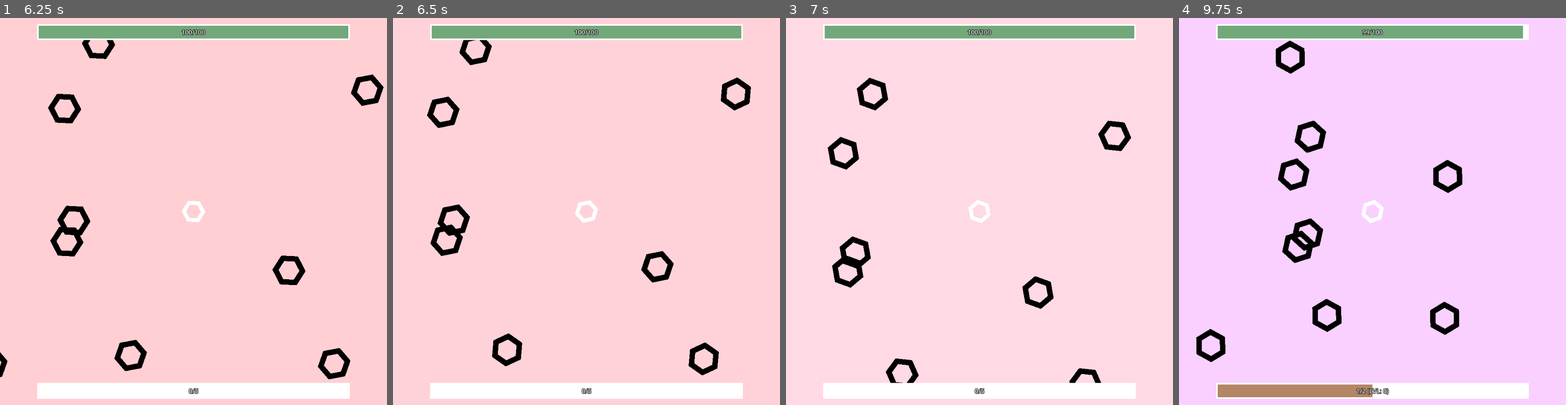
Above: before the commit, frames 1-4 (left to right).
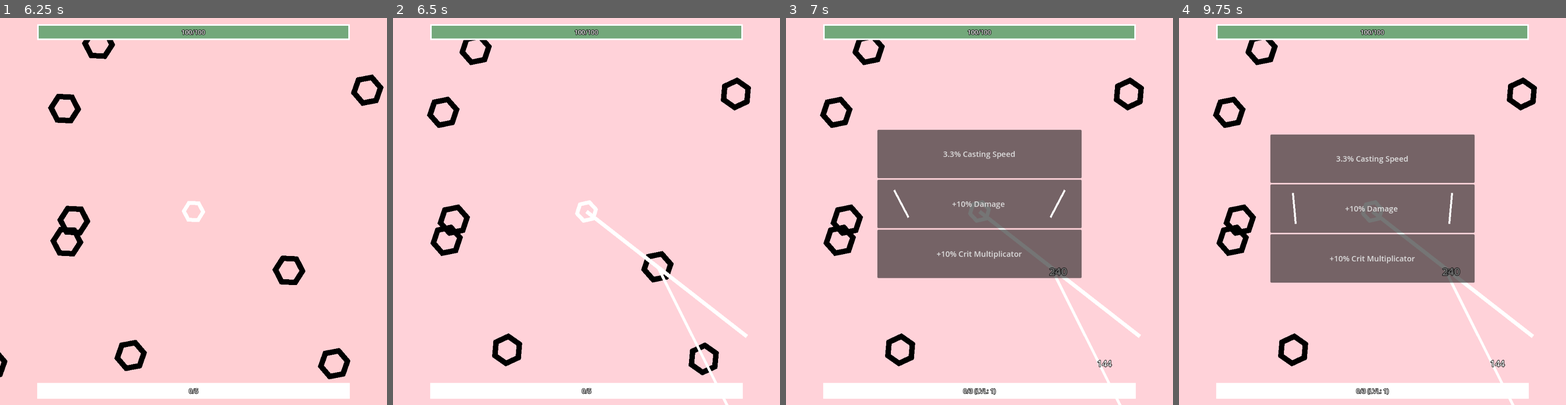
Above: after the commit, the same moments.

Repository: pharnisch/Hexagonal-Havoc
Game: Godot game, scene res://map_1.tscn
The game is run twice, just before and just after one commit, with the same random seed, the same clock (stepped at 60 frames per second) and the same inputs.
Inputs:
- Up to frame 1 (6.25 s): tap Enter at 0.5 s; hold Right (ui_right) 0.53-1.28 s; tap Space at 1.25 s; hold Down (ui_down) 1.28-2.03 s; hold Right (ui_right) 2.03-2.78 s; hold Up (ui_up) 2.78-3.53 s; hold Left (ui_left) 3.53-5.03 s; hold Down (ui_down) 5.03-5.78 s; hold Right (ui_right) from 5.78 s (still down)
- Up to frame 2 (6.5 s): keep holding Right (ui_right)
- Up to frame 3 (7 s): release Right (ui_right) at 6.53 s; hold Up (ui_up) from 6.53 s (still down)
- Up to frame 4 (9.75 s): release Up (ui_up) at 7.28 s; hold Right (ui_right) 7.28-8.03 s; hold Down (ui_down) 8.03-8.78 s; hold Left (ui_left) 8.78-9.53 s; hold Up (ui_up) from 9.53 s (still down)

Frame 1 is identical in both runs. In frame 2, 0.7% of the frame differs, in the area x 49-92%, y 49-100%; in frame 3, 24%; in frame 4, 95%, in the area x 0-100%, y 0-100%.

Commit message:
.

Diff:
--- a/SkillSystem.gd
+++ b/SkillSystem.gd
@@ -24,7 +24,7 @@
 	#self.state.triangle.learned = false
 	#self.state.square.learned = false
 
-	return
+
 	self.state.circle.learned = false
 	self.state.line.learned = true
 	for sub_state_k in self.state.keys():
--- a/map_1.gd
+++ b/map_1.gd
@@ -100,7 +100,7 @@
 	var duration = 5 #self.rng.randi_range(5,20)
 	var shapes = [self.square_wave, self.circle_wave]
 	var wi = wave_ind # +100
-	var difficulty_coefficient = 1 + wi*wi*wi*wi*0.0000001+ wi * 0.05 + wi * 0.1 * self.agony + wi * 0.01 * hp_ratio
+	var difficulty_coefficient = 1 + wi*wi*wi*wi*0.0000001+ wi * 0.05 + wi * 0.5 * self.agony + wi * 0.01 * hp_ratio
 	#print("difficulty: ", difficulty_coefficient)
 	var new_wave = {
 		"duration": duration,
--- a/weapon.gd
+++ b/weapon.gd
@@ -173,7 +173,10 @@
 					filtered_result.append(res)
 				if filtered_result.size() != 0:
 					self._beam(bullet_template, filtered_result[0]["collider"], target, names_hit)
-
+				if filtered_result.size() == 2:
+					self._beam(bullet_template, filtered_result[1]["collider"], target, names_hit)
+				#if filtered_result.size() == 4:
+				#	self._beam(bullet_template, filtered_result[1]["collider"], target, names_hit)
 
 func beam_sun(bullet_template, main_target):
 	self._beam(bullet_template, main_target)
Not shown, added: wea90B5.tmp
